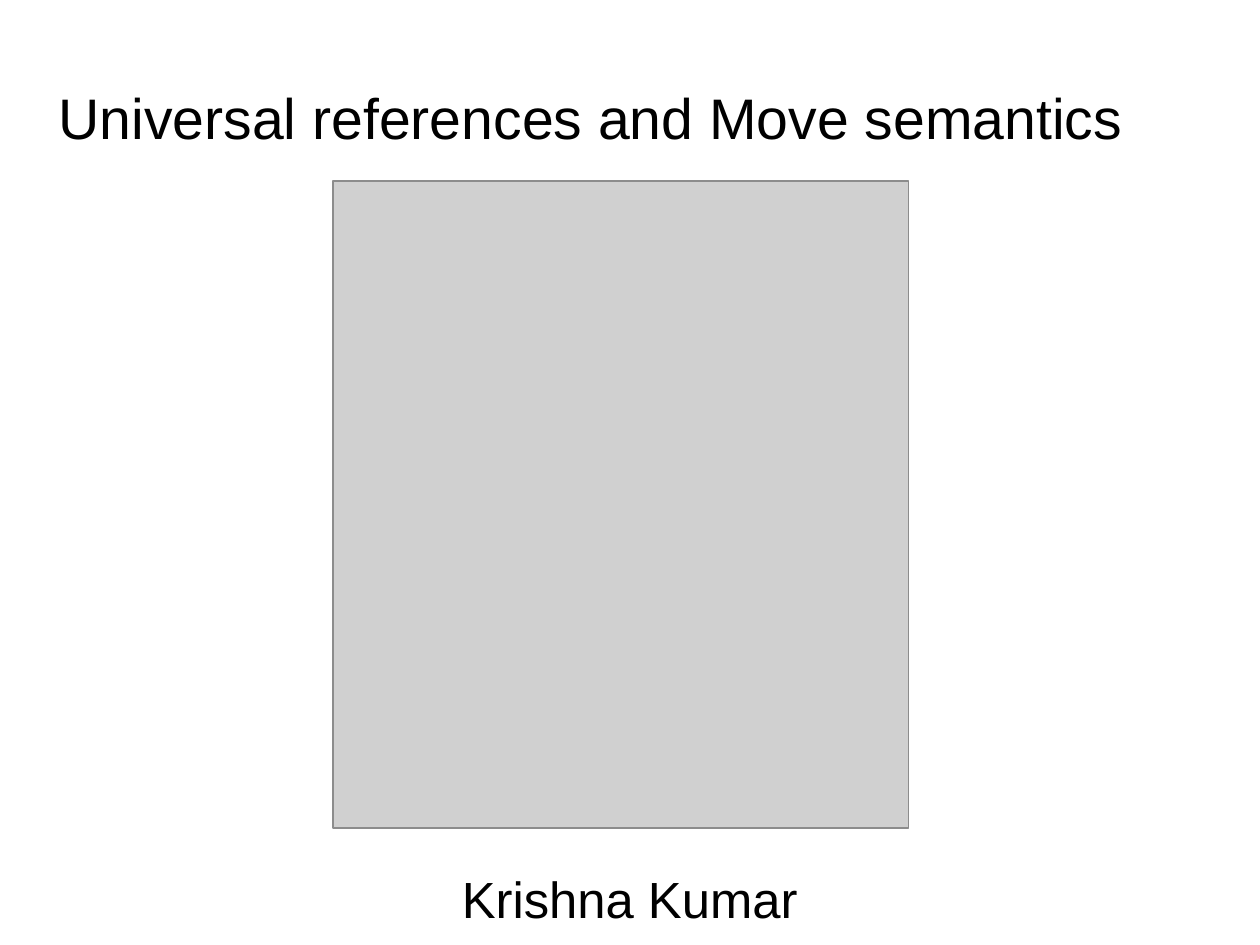
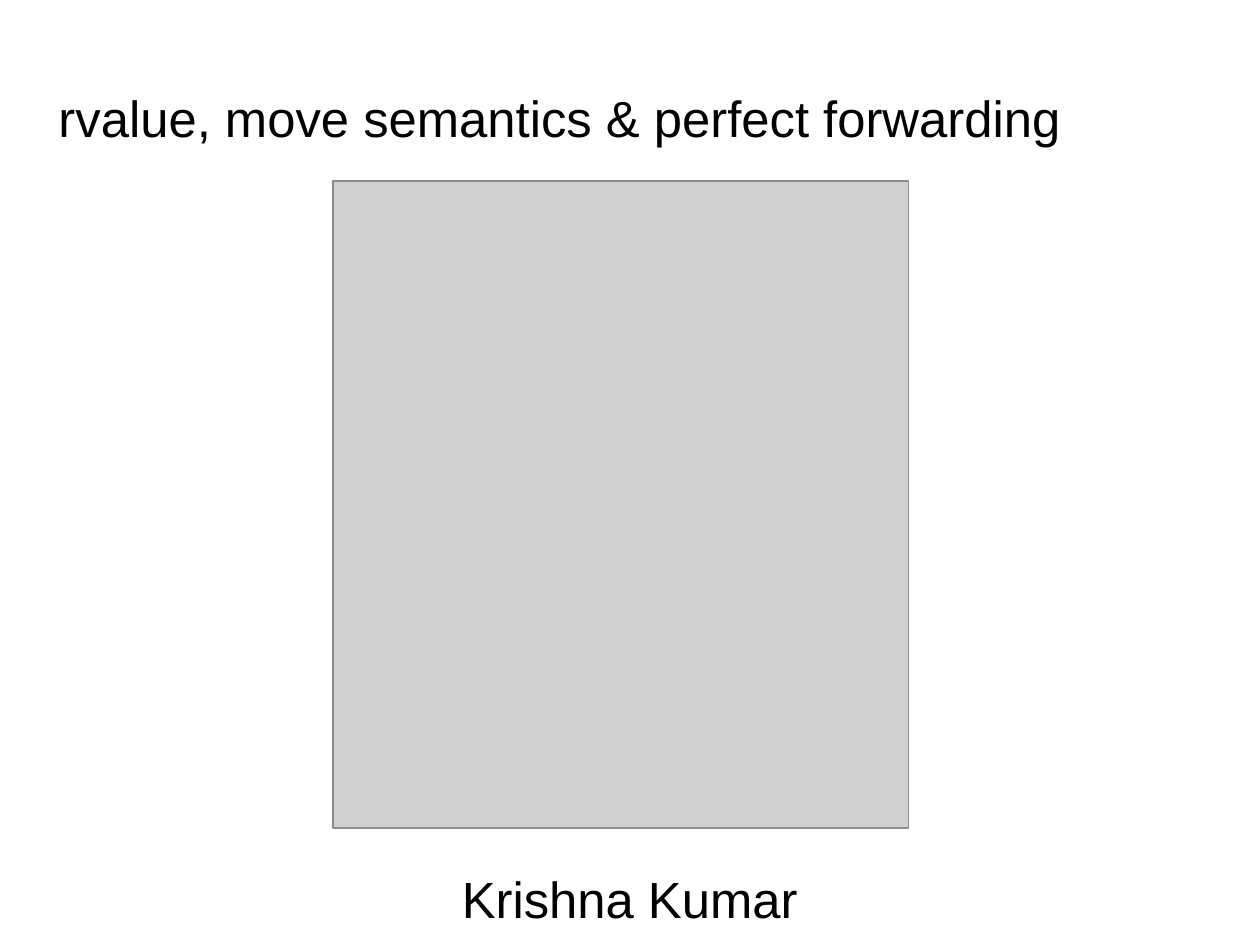
Before and after one commit to kks32/cpp-software-development, a slide deck: slide 1 of Ex16_Rvalue_Move_Semantics/Ex16_Rvalue_Move_Semantics.odp. Drawn at 1260x945 pixels with LibreOffice and Linux fonts; fonts in the diff are those of the drawing; grey boxes stand for pictures; background and template pictures are left out. Boxes give left, top, right and bottom in pixels: in the first picture for what was removed or moved away, otherwise in the second. Text is boxed around its words. In the diff, an @@ line names an element or a change of style, - is before the commit and + after.

Commit message:
Ex16 - Move only types

```diff
--- a/Ex16_Rvalue_Move_Semantics/Ex16_Rvalue_Move_Semantics.odp
+++ b/Ex16_Rvalue_Move_Semantics/Ex16_Rvalue_Move_Semantics.odp
@@ title at (58,100,1060,147): text changed; size 36 to 32 pt @@
-Universal references and Move semantics
+rvalue, move semantics & perfect forwarding
```
Also in this commit, not shown: 1 slide added, 1 other file.
